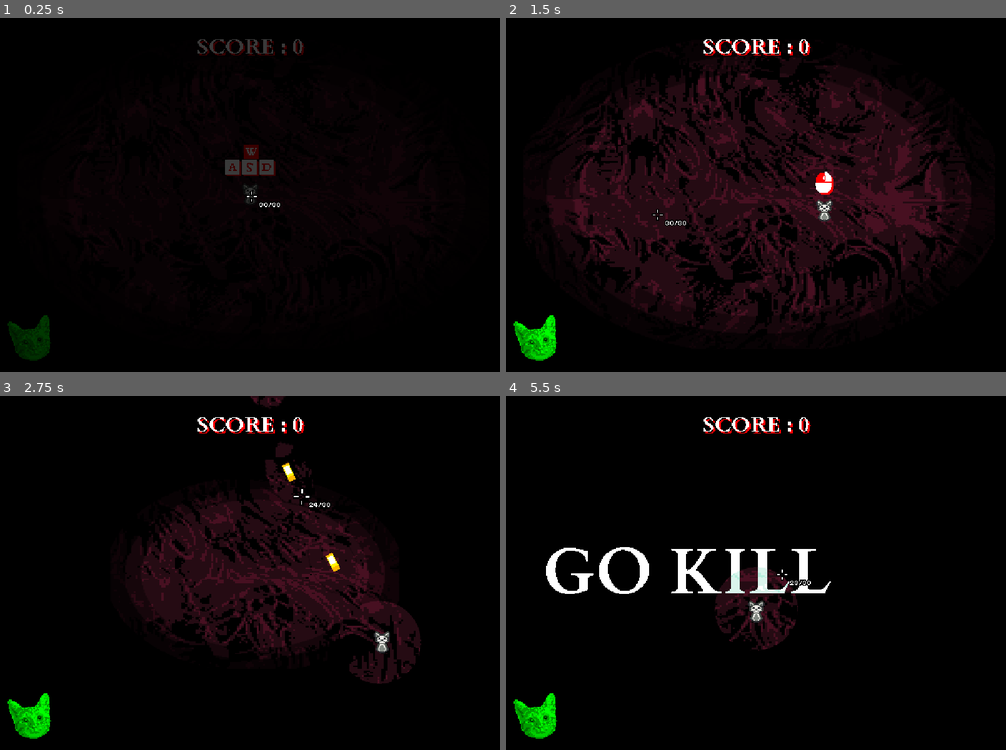
Above: before the commit, frames 1-4 (two rows, left to right).
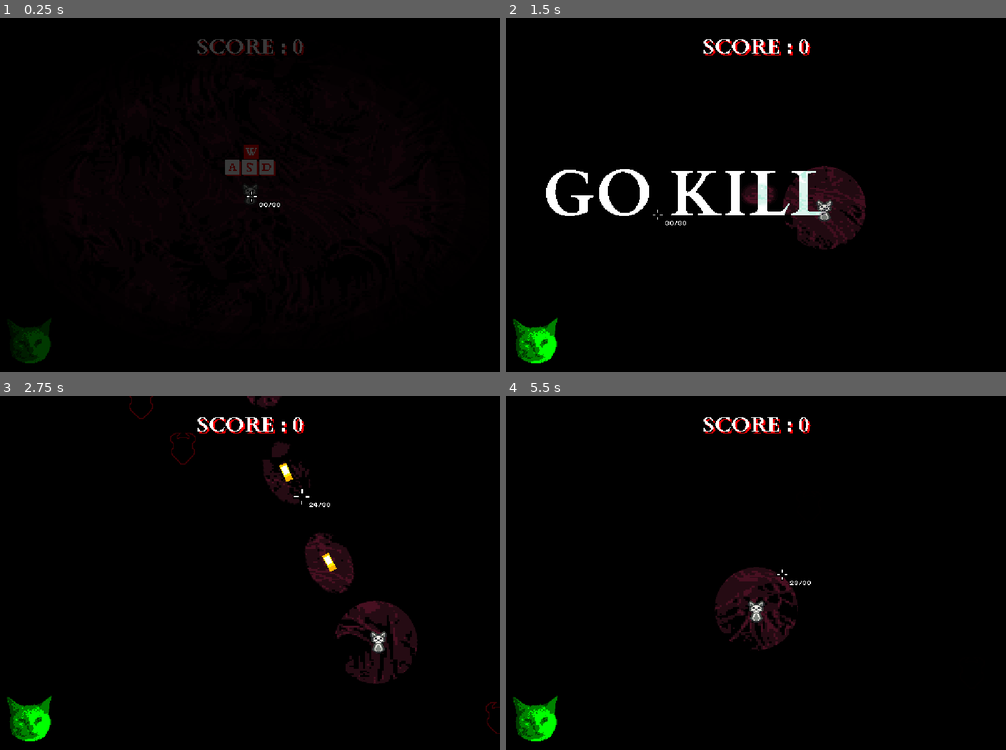
Above: after the commit, the same moments.

Repository: ThanapatrP/game-project-shooter
Game: Godot game, scene res://src/levels/main_level.tscn
Same seed, same stepped clock (60 frames per second), same inputs: the game is played once before the commit and once after it.
Inputs (mouse positions are in pixels of both pictures, inside the frame that each line leads up to):
- Up to frame 1 (0.25 s): no input
- Up to frame 2 (1.5 s): tap Enter (ui_accept) at 0.5, 0.77 s; move the mouse to (756, 46) at 0.52 s; hold D (right) 0.53-1.28 s; hold Right mouse button (m2) 0.53-1.28 s; tap Space (spacebar, bound only after the commit) at 0.8, 1.35 s; move the mouse to (656, 212) at 1.27 s; hold S (down) from 1.28 s (still down)
- Up to frame 3 (2.75 s): tap Enter (ui_accept) at 1.52 s; right-click (150, 590) at 1.55 s; move the mouse to (300, 495) at 2.02 s; release S (down) at 2.03 s; press the mouse at (300, 495) at 2.03 s; hold D (right) from 2.03 s (still down); tap Space (spacebar, bound only after the commit) at 2.3 s
- Up to frame 4 (5.5 s): move the mouse to (731, 643) at 2.77 s; release D (right) at 2.78 s; release the mouse at (731, 643) at 2.78 s; hold W (up) 2.78-3.53 s; right-click (731, 643) at 2.85 s; tap Enter (ui_accept) at 3.02, 3.77, 4.52 s; move the mouse to (906, 626) at 3.52 s; hold A (left) 3.53-5.03 s; tap Space (spacebar, bound only after the commit) at 3.6, 5.1 s; move the mouse to (606, 519) at 4.27 s; right-click (606, 519) at 4.35 s; move the mouse to (781, 573) at 5.02 s; hold S (down) from 5.03 s (still down)

The runs differ from the first frame. In frame 1, 0.2% of the frame differs, in the area x 1-11%, y 83-98%; in frame 2, 30%, in the area x 1-94%, y 10-98%; in frame 3, 15%; in frame 4, 3.0%.

Commit message:
functional score sum screen & little polishing

Diff:
--- a/project.godot
+++ b/project.godot
@@ -61,6 +61,11 @@
 "events": [Object(InputEventMouseButton,"resource_local_to_scene":false,"resource_name":"","device":-1,"window_id":0,"a …(257 unchanged characters)…
 ]
 }
+spacebar={
+"deadzone": 0.2,
+"events": [Object(InputEventKey,"resource_local_to_scene":false,"resource_name":"","device":-1,"window_id":0,"alt_pressed":false,"shift_pressed":false,"ctrl_pressed":false,"meta_pressed":false,"pressed":false,"keycode":0,"physical_keycode":32,"key_label":0,"unicode":32,"location":0,"echo":false,"script":null)
+]
+}
 
 [rendering]
 
--- a/src/characters/player/player.gd
+++ b/src/characters/player/player.gd
@@ -176,6 +176,10 @@
 func _physics_process(delta):
 	var light_lerp_pow = 0.5
 
+	# if Input.is_action_just_pressed("spacebar") and Global.debug:
+	# 	Global.main_level.restart()
+	# 	queue_free()
+
 	# Active light stuff
 	if Input.is_action_pressed("m2") and light_active:
 		light_pivot.global_position = lerp($LightPivot.global_position, get_global_mouse_position(), light_lerp_pow * delta * 60)
--- a/src/levels/main_level.gd
+++ b/src/levels/main_level.gd
@@ -2,9 +2,11 @@
 
 # TUTORIAL
 enum TUTORIAL_STATE{
+	NONE,
 	MOVEMENT,
 	SHOOT,
-	LIGHT
+	LIGHT,
+	KILLEM,
 }
 var curr_tutorial_state = TUTORIAL_STATE.MOVEMENT
 var player_complete_step = false
@@ -43,13 +45,22 @@
 
 
 func _process(delta: float) -> void:
-	if $UILayer/InvertText/AnimationPlayer:
-		$UILayer/InvertText/AnimationPlayer.speed_scale = 1.0 / Engine.time_scale
+	if Global.invert_text:
+		Global.invert_text.get_node("AnimationPlayer").speed_scale = 1.0 / Engine.time_scale
 	if Global.debug:
 		pass
 		# print($UILayer/InvertText.visible)
 
-	tutorial_queue()
+	if curr_tutorial_state != TUTORIAL_STATE.NONE:
+		if Input.is_action_just_pressed("spacebar"):
+			curr_tutorial_state = TUTORIAL_STATE.KILLEM
+
+			var tween := create_tween()
+			tween.set_ease(Tween.EASE_IN_OUT)
+			tween.set_trans(Tween.TRANS_SINE)
+			tween.tween_property(center_light, "scale", Vector2(), 0.7)
+
+		tutorial_queue()
 
 func restart():
 	$UILayer/ImpactFrame.visible = true
@@ -64,10 +75,6 @@
 		node.queue_free()
 
 	add_child(dead_layer.instantiate())
-
-	await get_tree().create_timer(5).timeout
-	get_tree().reload_current_scene()
-	pass
 
 func tutorial_queue():
 	match curr_tutorial_state:
@@ -137,6 +144,9 @@
 				generic_sprite.visible = false
 				await get_tree().create_timer(0.4).timeout
 
+				curr_tutorial_state = TUTORIAL_STATE.KILLEM
+
+		TUTORIAL_STATE.KILLEM:
 				if Global.invert_text:
 					generic_sprite.visible = false
 
@@ -150,6 +160,6 @@
 
 				$Spawner.curr_spawn_t = 1
 
-				curr_tutorial_state = -1
+				curr_tutorial_state = TUTORIAL_STATE.NONE
 
 				player_complete_step = false
--- a/src/levels/main_level.tscn
+++ b/src/levels/main_level.tscn
@@ -39,61 +39,6 @@
 
 [sub_resource type="ShaderMaterial" id="ShaderMaterial_acb5s"]
 shader = ExtResource("11_3ksew")
-
-[sub_resource type="Animation" id="Animation_3ksew"]
-resource_name = "LevelUpBlink"
-length = 0.700003
-tracks/0/type = "value"
-tracks/0/imported = false
-tracks/0/enabled = true
-tracks/0/path = NodePath(".:text")
-tracks/0/interp = 1
-tracks/0/loop_wrap = true
-tracks/0/keys = {
-"times": PackedFloat32Array(0),
-"transitions": PackedFloat32Array(1),
-"update": 1,
-"values": ["[wave freq=20 connected=0]LEVEL UP"]
-}
-tracks/1/type = "value"
-tracks/1/imported = false
-tracks/1/enabled = true
-tracks/1/path = NodePath(".:visible")
-tracks/1/interp = 1
-tracks/1/loop_wrap = true
-tracks/1/keys = {
-"times": PackedFloat32Array(0, 0.1, 0.2, 0.3, 0.4, 0.5, 0.6, 0.7),
-"transitions": PackedFloat32Array(1, 1, 1, 1, 1, 1, 1, 1),
-"update": 1,
-"values": [true, false, true, false, true, false, true, false]
-}
-
-[sub_resource type="Animation" id="Animation_acb5s"]
-length = 0.001
-tracks/0/type = "value"
-tracks/0/imported = false
-tracks/0/enabled = true
-tracks/0/path = NodePath(".:text")
-tracks/0/interp = 1
-tracks/0/loop_wrap = true
-tracks/0/keys = {
-"times": PackedFloat32Array(0),
-"transitions": PackedFloat32Array(1),
-"update": 1,
-"values": ["KILL 'EM ALL"]
-}
-tracks/1/type = "value"
-tracks/1/imported = false
-tracks/1/enabled = true
-tracks/1/path = NodePath(".:visible")
-tracks/1/interp = 1
-tracks/1/loop_wrap = true
-tracks/1/keys = {
-"times": PackedFloat32Array(0),
-"transitions": PackedFloat32Array(1),
-"update": 1,
-"values": [false]
-}
 
 [sub_resource type="Animation" id="Animation_ul4kp"]
 resource_name = "KillEm"
@@ -143,6 +88,61 @@
 }]
 }
 
+[sub_resource type="Animation" id="Animation_3ksew"]
+resource_name = "LevelUpBlink"
+length = 0.700003
+tracks/0/type = "value"
+tracks/0/imported = false
+tracks/0/enabled = true
+tracks/0/path = NodePath(".:text")
+tracks/0/interp = 1
+tracks/0/loop_wrap = true
+tracks/0/keys = {
+"times": PackedFloat32Array(0),
+"transitions": PackedFloat32Array(1),
+"update": 1,
+"values": ["[wave freq=20 connected=0]LEVEL UP"]
+}
+tracks/1/type = "value"
+tracks/1/imported = false
+tracks/1/enabled = true
+tracks/1/path = NodePath(".:visible")
+tracks/1/interp = 1
+tracks/1/loop_wrap = true
+tracks/1/keys = {
+"times": PackedFloat32Array(0, 0.1, 0.2, 0.3, 0.4, 0.5, 0.6, 0.7),
+"transitions": PackedFloat32Array(1, 1, 1, 1, 1, 1, 1, 1),
+"update": 1,
+"values": [true, false, true, false, true, false, true, false]
+}
+
+[sub_resource type="Animation" id="Animation_acb5s"]
+length = 0.001
+tracks/0/type = "value"
+tracks/0/imported = false
+tracks/0/enabled = true
+tracks/0/path = NodePath(".:text")
+tracks/0/interp = 1
+tracks/0/loop_wrap = true
+tracks/0/keys = {
+"times": PackedFloat32Array(0),
+"transitions": PackedFloat32Array(1),
+"update": 1,
+"values": ["KILL 'EM ALL"]
+}
+tracks/1/type = "value"
+tracks/1/imported = false
+tracks/1/enabled = true
+tracks/1/path = NodePath(".:visible")
+tracks/1/interp = 1
+tracks/1/loop_wrap = true
+tracks/1/keys = {
+"times": PackedFloat32Array(0),
+"transitions": PackedFloat32Array(1),
+"update": 1,
+"values": [false]
+}
+
 [sub_resource type="AnimationLibrary" id="AnimationLibrary_acb5s"]
 _data = {
 &"KillEm": SubResource("Animation_ul4kp"),
@@ -255,7 +255,7 @@
 script = ExtResource("10_twkqo")
 
 [node name="HpIndicator" parent="UILayer" instance=ExtResource("12_av45r")]
-position = Vector2(11, 319)
+position = Vector2(16, 324)
 
 [node name="InvertText" type="RichTextLabel" parent="UILayer"]
 visible = false
--- a/src/ui/dead_layer.gd
+++ b/src/ui/dead_layer.gd
@@ -1,29 +1,62 @@
 extends CanvasLayer
 
 
+var can_restart = false
+
 @onready var digit_score_label : RichTextLabel = $ScoreDigitLabel
-
 @onready var animation_player : AnimationPlayer = $AnimationPlayer
+@onready var old_highscore_digit_label : RichTextLabel = $OldHighscoreDigitLabel
 
 func _ready() -> void:
+	if Global.running_tween:
+		Global.running_tween.kill()
+
+	Engine.time_scale = 1.0
+	get_tree().paused = false
+
+	old_highscore_digit_label.text = var_to_str(ceil(Global.highscore))
+
 	animation_player.play("StartDisplay")
 
 	await animation_player.animation_finished
 
 	countup_digit_score()
 
+	await get_tree().create_timer(1.2).timeout
+
+	can_restart = true
 
 func countup_digit_score():
-	var score_digit : int = 0
-	while score_digit < Global.curr_score:
-		score_digit += ceil((Global.curr_score - score_digit) * 0.3)
-		score_digit = ceil(score_digit)
+	if Global.curr_score == 0:
+		var roast_text = [
+			"Gid Gud",
+			"NOOB",
+			"กาก",
+			"(‿|‿)",
+		]
+		randomize()
+		digit_score_label.text = roast_text.pick_random()
 
-		digit_score_label.text = var_to_str(score_digit)
+		await get_tree().create_timer(0.8).timeout
+	else:
+		digit_score_label.text = "0"
 
-		await get_tree().create_timer(1.0/60.0).timeout
+		var score_digit : int = 0
+		while score_digit < Global.curr_score:
+			score_digit += ceil((Global.curr_score - score_digit) * 0.3)
+			score_digit = ceil(score_digit)
+
+			digit_score_label.text = var_to_str(score_digit)
+
+			await get_tree().create_timer(1.0/60.0).timeout
+
+	if Global.curr_score == Global.highscore and Global.curr_score != 0:
+		animation_player.play("NewHighscore")
+	else:
+		animation_player.play("NotNewHighscore")
 
 
 func _input(event: InputEvent) -> void:
-	if Input.is_action_just_pressed("spacebar"):
+	if Input.is_action_just_pressed("spacebar") and can_restart:
+		Global.reset_score()
 		get_tree().change_scene_to_file("res://src/levels/main_level.tscn")
--- a/src/ui/dead_layer.tscn
+++ b/src/ui/dead_layer.tscn
@@ -1,10 +1,234 @@
-[gd_scene load_steps=7 format=3 uid="uid://cnjx74rxponyl"]
+[gd_scene load_steps=13 format=3 uid="uid://cnjx74rxponyl"]
 
 [ext_resource type="FontFile" uid="uid://cq720iumon812" path="res://asset/ui/Cardo-Bold.ttf" id="1_57dqn"]
 [ext_resource type="Script" uid="uid://cwhify4jfo0rd" path="res://src/ui/dead_layer.gd" id="1_adk6k"]
+[ext_resource type="Texture2D" uid="uid://dob15ajkb0jnp" path="res://asset/ui/main_ui/hp_icon_hurt_v2.png" id="3_80c0p"]
+
+[sub_resource type="Gradient" id="Gradient_80c0p"]
+colors = PackedColorArray(1, 1, 1, 1, 0, 0, 0, 0)
+
+[sub_resource type="Gradient" id="Gradient_isgm0"]
+offsets = PackedFloat32Array(0, 0.190184, 0.349693, 0.48773, 0.638037, 0.800614, 1)
+colors = PackedColorArray(1, 0, 0, 1, 1, 0.483333, 0, 1, 1, 0.95, 0, 1, 0, 1, 0, 1, 0, 1, 1, 1, 0, 0, 1, 1, 0.7, 0, 1, 1)
 
 [sub_resource type="CanvasItemMaterial" id="CanvasItemMaterial_3ksew"]
 light_mode = 1
+
+[sub_resource type="CanvasItemMaterial" id="CanvasItemMaterial_adk6k"]
+light_mode = 1
+
+[sub_resource type="Animation" id="Animation_isgm0"]
+resource_name = "NewHighscore"
+tracks/0/type = "value"
+tracks/0/imported = false
+tracks/0/enabled = true
+tracks/0/path = NodePath("DeadLabel:visible")
+tracks/0/interp = 1
+tracks/0/loop_wrap = true
+tracks/0/keys = {
+"times": PackedFloat32Array(0),
+"transitions": PackedFloat32Array(1),
+"update": 1,
+"values": [true]
+}
+tracks/1/type = "value"
+tracks/1/imported = false
+tracks/1/enabled = true
+tracks/1/path = NodePath("ScoreHeader:visible")
+tracks/1/interp = 1
+tracks/1/loop_wrap = true
+tracks/1/keys = {
+"times": PackedFloat32Array(0),
+"transitions": PackedFloat32Array(1),
+"update": 1,
+"values": [true]
+}
+tracks/2/type = "value"
+tracks/2/imported = false
+tracks/2/enabled = true
+tracks/2/path = NodePath("ScoreDigitLabel:visible")
+tracks/2/interp = 1
+tracks/2/loop_wrap = true
+tracks/2/keys = {
+"times": PackedFloat32Array(0),
+"transitions": PackedFloat32Array(1),
+"update": 1,
+"values": [true]
+}
+tracks/3/type = "value"
+tracks/3/imported = false
+tracks/3/enabled = true
+tracks/3/path = NodePath("NewHighscoreLabel:visible")
+tracks/3/interp = 1
+tracks/3/loop_wrap = true
+tracks/3/keys = {
+"times": PackedFloat32Array(0, 0.2),
+"transitions": PackedFloat32Array(1, 1),
+"update": 1,
+"values": [false, true]
+}
+tracks/4/type = "value"
+tracks/4/imported = false
+tracks/4/enabled = true
+tracks/4/path = NodePath("CPUParticles2D:emitting")
+tracks/4/interp = 1
+tracks/4/loop_wrap = true
+tracks/4/keys = {
+"times": PackedFloat32Array(0.2),
+"transitions": PackedFloat32Array(1),
+"update": 1,
+"values": [true]
+}
+tracks/5/type = "value"
+tracks/5/imported = false
+tracks/5/enabled = true
+tracks/5/path = NodePath("RestartPrompt:visible")
+tracks/5/interp = 1
+tracks/5/loop_wrap = true
+tracks/5/keys = {
+"times": PackedFloat32Array(0, 0.966667),
+"transitions": PackedFloat32Array(1, 1),
+"update": 1,
+"values": [false, true]
+}
+
+[sub_resource type="Animation" id="Animation_lxt08"]
+resource_name = "NotNewHighscore"
+tracks/0/type = "value"
+tracks/0/imported = false
+tracks/0/enabled = true
+tracks/0/path = NodePath("OldHighscoreHeader:visible")
+tracks/0/interp = 1
+tracks/0/loop_wrap = true
+tracks/0/keys = {
+"times": PackedFloat32Array(0, 0.0666667),
+"transitions": PackedFloat32Array(1, 1),
+"update": 1,
+"values": [false, true]
+}
+tracks/1/type = "value"
+tracks/1/imported = false
+tracks/1/enabled = true
+tracks/1/path = NodePath("OldHighscoreDigitLabel:visible")
+tracks/1/interp = 1
+tracks/1/loop_wrap = true
+tracks/1/keys = {
+"times": PackedFloat32Array(0, 0.266667),
+"transitions": PackedFloat32Array(1, 1),
+"update": 1,
+"values": [false, true]
+}
+tracks/2/type = "value"
+tracks/2/imported = false
+tracks/2/enabled = true
+tracks/2/path = NodePath("RestartPrompt:visible")
+tracks/2/interp = 1
+tracks/2/loop_wrap = true
+tracks/2/keys = {
+"times": PackedFloat32Array(0, 0.866667),
+"transitions": PackedFloat32Array(1, 1),
+"update": 1,
+"values": [false, true]
+}
+
+[sub_resource type="Animation" id="Animation_80c0p"]
+length = 0.001
+tracks/0/type = "value"
+tracks/0/imported = false
+tracks/0/enabled = true
+tracks/0/path = NodePath("DeadLabel:text")
+tracks/0/interp = 1
+tracks/0/loop_wrap = true
+tracks/0/keys = {
+"times": PackedFloat32Array(0),
+"transitions": PackedFloat32Array(1),
+"update": 1,
+"values": ["YOU'RE DEAD!"]
+}
+tracks/1/type = "value"
+tracks/1/imported = false
+tracks/1/enabled = true
+tracks/1/path = NodePath("DeadLabel:visible")
+tracks/1/interp = 1
+tracks/1/loop_wrap = true
+tracks/1/keys = {
+"times": PackedFloat32Array(0),
+"transitions": PackedFloat32Array(1),
+"update": 1,
+"values": [false]
+}
+tracks/2/type = "value"
+tracks/2/imported = false
+tracks/2/enabled = true
+tracks/2/path = NodePath("ScoreHeader:visible")
+tracks/2/interp = 1
+tracks/2/loop_wrap = true
+tracks/2/keys = {
+"times": PackedFloat32Array(0),
+"transitions": PackedFloat32Array(1),
+"update": 1,
+"values": [false]
+}
+tracks/3/type = "value"
+tracks/3/imported = false
+tracks/3/enabled = true
+tracks/3/path = NodePath("ScoreDigitLabel:visible")
+tracks/3/interp = 1
+tracks/3/loop_wrap = true
+tracks/3/keys = {
+"times": PackedFloat32Array(0),
+"transitions": PackedFloat32Array(1),
+"update": 1,
+"values": [false]
+}
+tracks/4/type = "value"
+tracks/4/imported = false
+tracks/4/enabled = true
+tracks/4/path = NodePath("NewHighscoreLabel:visible")
+tracks/4/interp = 1
+tracks/4/loop_wrap = true
+tracks/4/keys = {
+"times": PackedFloat32Array(0),
+"transitions": PackedFloat32Array(1),
+"update": 1,
+"values": [false]
+}
+tracks/5/type = "value"
+tracks/5/imported = false
+tracks/5/enabled = true
+tracks/5/path = NodePath("OldHighscoreHeader:visible")
+tracks/5/interp = 1
+tracks/5/loop_wrap = true
+tracks/5/keys = {
+"times": PackedFloat32Array(0),
+"transitions": PackedFloat32Array(1),
+"update": 1,
+"values": [false]
+}
+tracks/6/type = "value"
+tracks/6/imported = false
+tracks/6/enabled = true
+tracks/6/path = NodePath("OldHighscoreDigitLabel:visible")
+tracks/6/interp = 1
+tracks/6/loop_wrap = true
+tracks/6/keys = {
+"times": PackedFloat32Array(0),
+"transitions": PackedFloat32Array(1),
+"update": 1,
+"values": [false]
+}
+tracks/7/type = "value"
+tracks/7/imported = false
+tracks/7/enabled = true
+tracks/7/path = NodePath("RestartPrompt:visible")
+tracks/7/interp = 1
+tracks/7/loop_wrap = true
+tracks/7/keys = {
+"times": PackedFloat32Array(0),
+"transitions": PackedFloat32Array(1),
+"update": 1,
+"values": [false]
+}
 
 [sub_resource type="Animation" id="Animation_adk6k"]
 resource_name = "StartDisplay"
@@ -106,107 +330,10 @@
 "values": [false]
 }
 
-[sub_resource type="Animation" id="Animation_80c0p"]
-length = 0.001
-tracks/0/type = "value"
-tracks/0/imported = false
-tracks/0/enabled = true
-tracks/0/path = NodePath("DeadLabel:text")
-tracks/0/interp = 1
-tracks/0/loop_wrap = true
-tracks/0/keys = {
-"times": PackedFloat32Array(0),
-"transitions": PackedFloat32Array(1),
-"update": 1,
-"values": ["YOU'RE DEAD!"]
-}
-tracks/1/type = "value"
-tracks/1/imported = false
-tracks/1/enabled = true
-tracks/1/path = NodePath("DeadLabel:visible")
-tracks/1/interp = 1
-tracks/1/loop_wrap = true
-tracks/1/keys = {
-"times": PackedFloat32Array(0),
-"transitions": PackedFloat32Array(1),
-"update": 1,
-"values": [false]
-}
-tracks/2/type = "value"
-tracks/2/imported = false
-tracks/2/enabled = true
-tracks/2/path = NodePath("ScoreHeader:visible")
-tracks/2/interp = 1
-tracks/2/loop_wrap = true
-tracks/2/keys = {
-"times": PackedFloat32Array(0),
-"transitions": PackedFloat32Array(1),
-"update": 1,
-"values": [false]
-}
-tracks/3/type = "value"
-tracks/3/imported = false
-tracks/3/enabled = true
-tracks/3/path = NodePath("ScoreDigitLabel:visible")
-tracks/3/interp = 1
-tracks/3/loop_wrap = true
-tracks/3/keys = {
-"times": PackedFloat32Array(0),
-"transitions": PackedFloat32Array(1),
-"update": 1,
-"values": [false]
-}
-tracks/4/type = "value"
-tracks/4/imported = false
-tracks/4/enabled = true
-tracks/4/path = NodePath("NewHighscoreLabel:visible")
-tracks/4/interp = 1
-tracks/4/loop_wrap = true
-tracks/4/keys = {
-"times": PackedFloat32Array(0),
-"transitions": PackedFloat32Array(1),
-"update": 1,
-"values": [false]
-}
-tracks/5/type = "value"
-tracks/5/imported = false
-tracks/5/enabled = true
-tracks/5/path = NodePath("OldHighscoreHeader:visible")
-tracks/5/interp = 1
-tracks/5/loop_wrap = true
-tracks/5/keys = {
-"times": PackedFloat32Array(0),
-"transitions": PackedFloat32Array(1),
-"update": 1,
-"values": [false]
-}
-tracks/6/type = "value"
-tracks/6/imported = false
-tracks/6/enabled = true
-tracks/6/path = NodePath("OldHighscoreDigitLabel:visible")
-tracks/6/interp = 1
-tracks/6/loop_wrap = true
-tracks/6/keys = {
-"times": PackedFloat32Array(0),
-"transitions": PackedFloat32Array(1),
-"update": 1,
-"values": [false]
-}
-tracks/7/type = "value"
-tracks/7/imported = false
-tracks/7/enabled = true
-tracks/7/path = NodePath("RestartPrompt:visible")
-tracks/7/interp = 1
-tracks/7/loop_wrap = true
-tracks/7/keys = {
-"times": PackedFloat32Array(0),
-"transitions": PackedFloat32Array(1),
-"update": 1,
-"values": [false]
-}
-
 [sub_resource type="AnimationLibrary" id="AnimationLibrary_80c0p"]
 _data = {
+&"NewHighscore": SubResource("Animation_isgm0"),
+&"NotNewHighscore": SubResource("Animation_lxt08"),
 &"RESET": SubResource("Animation_80c0p"),
 &"StartDisplay": SubResource("Animation_adk6k")
 }
@@ -215,6 +342,29 @@
 layer = 4
 script = ExtResource("1_adk6k")
 
+[node name="CPUParticles2D" type="CPUParticles2D" parent="."]
+position = Vector2(275, 222)
+emitting = false
+amount = 32
+texture = ExtResource("3_80c0p")
+one_shot = true
+explosiveness = 1.0
+randomness = 0.21
+lifetime_randomness = 0.24
+emission_shape = 3
+emission_rect_extents = Vector2(60, 5)
+spread = 180.0
+initial_velocity_min = 234.93
+initial_velocity_max = 337.73
+angular_velocity_min = -90.0
+angular_velocity_max = 90.0
+angle_min = 36.7
+angle_max = 321.0
+scale_amount_min = 0.1
+scale_amount_max = 0.3
+color_ramp = SubResource("Gradient_80c0p")
+color_initial_ramp = SubResource("Gradient_isgm0")
+
 [node name="DeadLabel" type="RichTextLabel" parent="."]
 visible = false
 material = SubResource("CanvasItemMaterial_3ksew")
@@ -273,7 +423,7 @@
 
 [node name="NewHighscoreLabel" type="RichTextLabel" parent="."]
 visible = false
-material = SubResource("CanvasItemMaterial_3ksew")
+material = SubResource("CanvasItemMaterial_adk6k")
 clip_contents = false
 anchors_preset = 10
 anchor_right = 1.0
--- a/src/ui/hp_indicator.gd
+++ b/src/ui/hp_indicator.gd
@@ -1,7 +1,7 @@
 extends Node2D
 
 const SHAKE_INTENSITY = 8
-const DEF_SHAKE_DUR := 0.8
+const DEF_SHAKE_DUR := 1.2
 var shake_t := 0.0
 
 const DEF_SPR_DUR := 0.3
--- a/src/ui/hp_indicator.tscn
+++ b/src/ui/hp_indicator.tscn
@@ -2,8 +2,8 @@
 
 [ext_resource type="Script" uid="uid://b7id8jp6jhyg" path="res://src/ui/hp_indicator.gd" id="1_ak0bf"]
 [ext_resource type="Shader" uid="uid://b053p3uxne8cc" path="res://src/shader/hp_icon_shader.gdshader" id="2_r3y54"]
-[ext_resource type="Texture2D" uid="uid://c1t4sja3src4e" path="res://asset/ui/main_ui/hp_icon.png" id="3_ough7"]
-[ext_resource type="Texture2D" uid="uid://b1vxtcwce4k0g" path="res://asset/ui/main_ui/hp_icon_hurt.png" id="4_bskdi"]
+[ext_resource type="Texture2D" uid="uid://2diteak71p0q" path="res://asset/ui/main_ui/hp_icon_v2.png" id="3_ak0bf"]
+[ext_resource type="Texture2D" uid="uid://dob15ajkb0jnp" path="res://asset/ui/main_ui/hp_icon_hurt_v2.png" id="4_ak0bf"]
 
 [sub_resource type="ShaderMaterial" id="ShaderMaterial_3ksew"]
 shader = ExtResource("2_r3y54")
@@ -28,12 +28,12 @@
 
 [node name="IdleIcon" type="Sprite2D" parent="Pivot"]
 material = SubResource("ShaderMaterial_3ksew")
-position = Vector2(7, 7)
-texture = ExtResource("3_ough7")
+position = Vector2(6, 5)
+texture = ExtResource("3_ak0bf")
 centered = false
 
 [node name="HurtIcon" type="Sprite2D" parent="Pivot"]
 material = SubResource("ShaderMaterial_ul4kp")
-position = Vector2(4, 4)
-texture = ExtResource("4_bskdi")
+position = Vector2(6, 5)
+texture = ExtResource("4_ak0bf")
 centered = false
--- a/src/util/global.gd
+++ b/src/util/global.gd
@@ -33,7 +33,22 @@
 
 # Debug
 var debug = true
+var running_tween = null
 
+func _ready() -> void:
+	reset_score()
+
+	process_mode = ProcessMode.PROCESS_MODE_ALWAYS
+
+	connect("pause",
+	func():
+		get_tree().paused = true
+	)
+
+	connect("resume",
+	func():
+		get_tree().paused = false
+	)
 
 func add_score(amt):
 	if amt < 0:
@@ -42,11 +57,15 @@
 	curr_score += amt
 	score_stack += amt
 
+	if curr_score >= highscore:
+		highscore = curr_score
+
 	if score_stack > next_card_score:
 		score_stack = 0
 		next_card_score *= 1.2
 		if card_layer: # next card
 			var tween := create_tween()
+			running_tween = tween
 			tween.set_ignore_time_scale()
 
 			if invert_text:
@@ -54,6 +73,9 @@
 				invert_text.get_node("AnimationPlayer").play("LevelUpBlink")
 
 			await tween.tween_property(Engine, "time_scale", 0.01, 0.7).finished
+
+			running_tween = null
+			tween.kill()
 
 			if invert_text:
 				invert_text.get_node("AnimationPlayer").stop()
@@ -88,21 +110,6 @@
 	pass
 
 
-func _ready() -> void:
-	reset_score()
-
-	process_mode = ProcessMode.PROCESS_MODE_ALWAYS
-
-	connect("pause",
-	func():
-		get_tree().paused = true
-	)
-
-	connect("resume",
-	func():
-		get_tree().paused = false
-	)
-
 
 # func _process(delta: float) -> void:
 #     if Input.is_action_just_pressed("ui_accept"):
Binary file added: asset/ui/main_ui/hp_icon_hurt_v2.png
Not shown, added: asset/ui/main_ui/hp_icon_hurt_v2.png.import
Binary file added: asset/ui/main_ui/hp_icon_v2.png
Not shown, added: asset/ui/main_ui/hp_icon_v2.png.import
